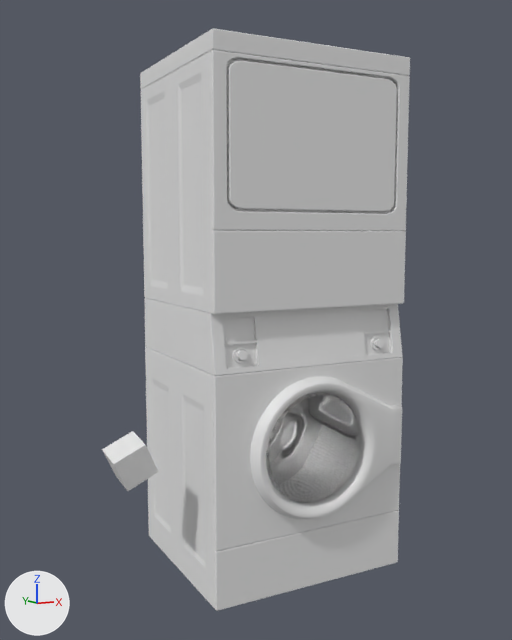
The Blender file 2.MODELOS/Lavadora.blend as it was, and as the next commit left it.
Both versions are drawn from a 50 mm camera at (-1.42, -2.59, 1.36) aimed at (-0.09, -0.06, 1.02). The axes (+X, +Y, +Z) are drawn at lower left. The lights are the same throughout.

Names of what the first picture shows: 'Cube', 'Cylinder', 'Lavadora', 'Secadora', 'Tambor', 'Tapa'.
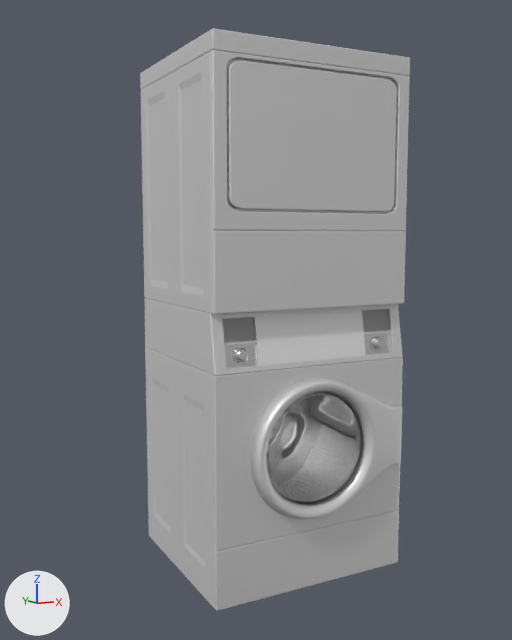
Boxes [x1, y1, x2, y2] around the edits, measured in the pictures (512 x 640 px):
```json
{"object": "Secadora", "change": "recoloured", "before": [140, 28, 410, 314], "after": [140, 28, 410, 314]}
{"object": "Cube", "change": "hidden", "before": [102, 431, 158, 491]}
{"object": "Cylinder", "change": "deleted", "before": [233, 336, 384, 363]}
{"part": 1, "of": "me_cube", "change": "added", "after": [371, 336, 384, 351]}
{"part": 2, "of": "me_cube", "change": "added", "after": [233, 348, 248, 363]}
```

The change, as JSON lines over the scene's bpy script:
```json
{"op": "add", "block": "mat_blanco_principal", "code": ["mat_blanco_principal = principled_material('Blanco Principal')", "mat_blanco_principal.base_color = (0.8, 0.8, 0.8)  # white #e7e7e7", "mat_blanco_principal.metallic = 0.5"]}
{"op": "add", "block": "mat_panel_1", "code": ["mat_panel_1 = principled_material('Panel 1')", "mat_panel_1.base_color = (0.8, 0.8, 0.8)  # white #e7e7e7", "mat_panel_1.metallic = 1.0", "mat_panel_1.roughness = 0.932", "mat_panel_1.specular_ior_level = 0.241"]}
{"op": "add", "block": "mat_panel_2", "code": ["mat_panel_2 = principled_material('Panel 2')", "mat_panel_2.base_color = (0.8, 0.8, 0.8)  # white #e7e7e7", "mat_panel_2.metallic = 1.0", "mat_panel_2.roughness = 0.2"]}
{"block": "me_cube", "where": "# used by ob_lavadora; location = (0.0, 0.0, 0.0)"}
{"op": "remove", "block": "me_cube", "code": "me_cube.from_pydata(...)  # 373 vertices, 422 faces; spans x -0.416..0.416, y -0.369..0.369, z 0.005..1.089"}
{"op": "remove", "block": "me_cube", "code": "me_cube.materials.append(mat_material)  # white #e7e7e7"}
{"op": "add", "block": "me_cube", "code": "me_cube.from_pydata(...)  # 821 vertices, 808 faces; spans x -0.416..0.416, y -0.369..0.369, z 0.005..1.089"}
{"block": "me_cube", "change": "me_cube part 1: a new loose piece of 224 vertices spanning x 0.275..0.331, y -0.369..-0.325, z 0.903..0.962, in mat_panel_2 (white #e7e7e7)"}
{"block": "me_cube", "change": "me_cube part 2: a new loose piece of 224 vertices spanning x -0.331..-0.275, y -0.369..-0.325, z 0.903..0.962, in mat_panel_2 (white #e7e7e7)"}
{"op": "add", "block": "me_cube", "code": "me_cube.materials.append(mat_blanco_principal)  # white #e7e7e7"}
{"op": "add", "block": "me_cube", "code": "me_cube.materials.append(mat_panel_1)  # white #e7e7e7"}
{"op": "add", "block": "me_cube", "code": "me_cube.materials.append(mat_panel_2)  # white #e7e7e7"}
{"block": "me_cube_001", "where": "me_cube_001.from_pydata(...)  # 220 vertices, 203 faces; spans x -0.416..0.416, y -0.369..0.369, z 1.089..2.037"}
{"op": "remove", "block": "me_cube_001", "code": "me_cube_001.materials.append(mat_material)  # white #e7e7e7"}
{"op": "add", "block": "me_cube_001", "code": "me_cube_001.materials.append(mat_blanco_principal)  # white #e7e7e7"}
{"block": "me_cube_004", "where": "# used by ob_cube; location = (-0.554, -0.149, 0.523)"}
{"op": "remove", "block": "me_cube_004", "code": "me_cube_004.from_pydata(...)  # 8 vertices, 6 faces; spans x -0.203..-0.029, y -0.116..0.033, z -0.06..0.126"}
{"op": "add", "block": "me_cube_004", "code": "me_cube_004.from_pydata(...)  # 8 vertices, 0 faces, 12 loose edges; spans x -1.0..1.0, y -1.0..1.0, z -1.0..1.0"}
{"block": "me_cube_004", "change": "me_cube_004 part 3: the whole mesh is rebuilt"}
{"op": "remove", "block": "ob_cylinder", "code": ["ob_cylinder = bpy.data.objects.new('Cylinder', me_cylinder)", "ob_cylinder.location = (0.0, 0.0, 0.0)", "_m = ob_cylinder.modifiers.new('Mirror', 'MIRROR')"]}
{"op": "set", "path": "ob_cube.location", "old": "(-0.554, -0.149, 0.523)", "new": "(0.0, -0.007, 0.556)"}
{"op": "add", "block": "ob_cube", "code": "ob_cube.hide_set(True)"}
```
